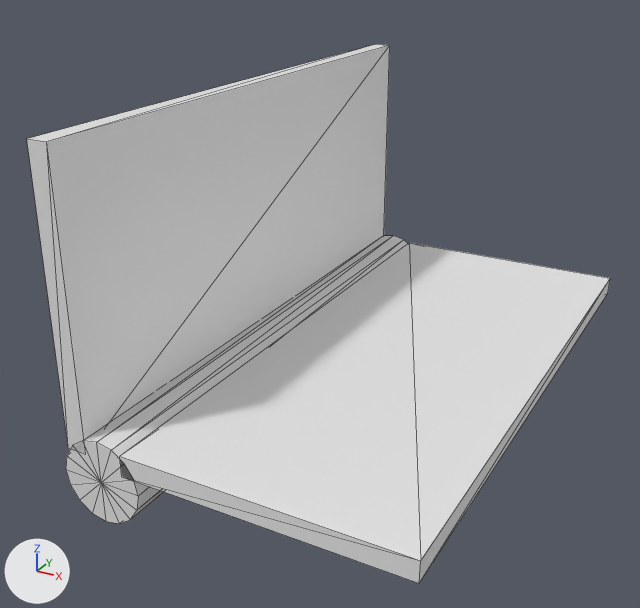
An edit to the OBJ model assets/hardware/hinge_7a316c6d01.obj, drawn before and after from the same camera.
Before and after are seen from a camera (50 mm lens) standing at (0.07, -0.1139, 0.0663) and looking at (0.0115, -0.0077, 0.0132). Every picture has the same lights, and +X, +Y and +Z are marked at lower left. The older version comes first. Mesh edges are drawn as thin lines. Where no turn or scale is listed for an object, it has been applied to the vertices.

Objects in the first picture: 'hinge_7a316c6d01'.
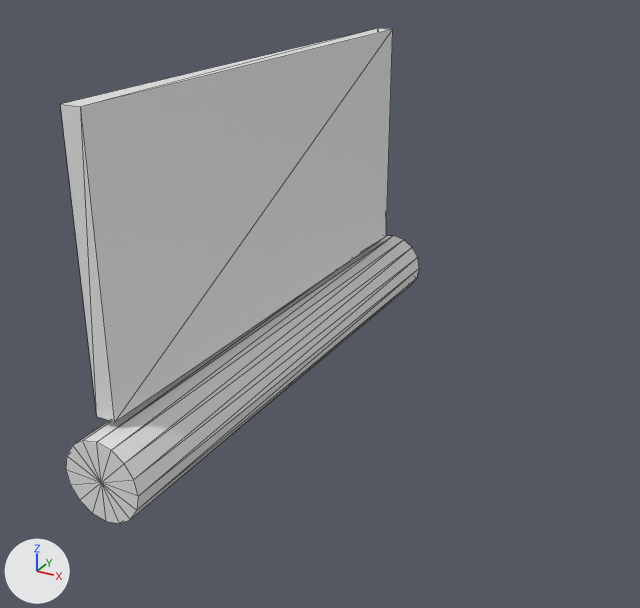
Changed parts and their boxes (x1, y1, x2, y2) in the pictures (640 x 608 px):
'hinge_7a316c6d01', reshaped (39% narrower, 8% shorter): before (27, 44, 610, 583); after (61, 28, 419, 524)
part 1 of me_hinge_7a316c6d01, reshaped: before (27, 44, 610, 583); after (61, 28, 393, 422)

The edits, one by one:
me_hinge_7a316c6d01 is used by ob_hinge_7a316c6d01; location (0.0, 0.0, 0.0).
me_hinge_7a316c6d01 had 50 vertices, 88 faces and spanned x -0.006..0.0437, y -0.0445..0.0445, z -0.006..0.0437.
me_hinge_7a316c6d01 now has 42 vertices, 76 faces and spans x -0.006..0.006, y -0.0445..0.0445, z -0.006..0.0471.
Part 1, on me_hinge_7a316c6d01:
14 vertices are removed from x -0.0051..0.0437, y -0.0445..0.0445, z 0.0021..0.0437.
24 faces are deleted.
2 vertices move from x 0.0036, y -0.0445..0.0445, z 0.0021 to x -0.003, y -0.0409..0.0409, z 0.007.
6 vertices are added at (-0.003, 0.0409, 0.047), (-0.003, -0.0409, 0.0471), (0.0, 0.0409, 0.007), (0.0, -0.0409, 0.007), (0.0, 0.0409, 0.047), (0.0, -0.0409, 0.0471).
12 new faces join them.
